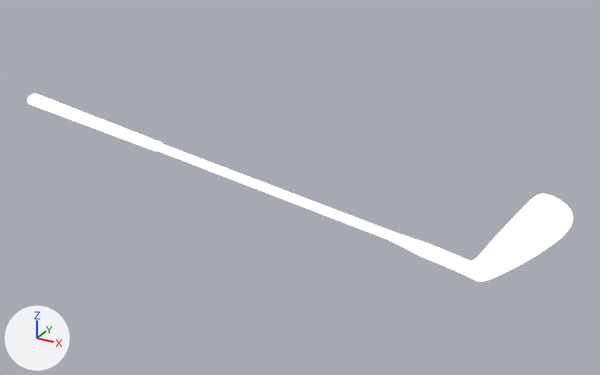
Two versions of the glTF model assets/models/equipment/iron.glb, one commit apart.
Rendered twice from a 50 mm lens placed at (0.683, -1.06, 0.489), pointed at (0.08, 0.035, -0.058). The axes (+X, +Y, +Z) are drawn at lower left. The lights are the same throughout. The older version comes first. Where no turn or scale is listed for an object, it has been applied to the vertices. Vertices at exactly the same position are counted once.

Objects in the first picture: 'Material1-material-material'.
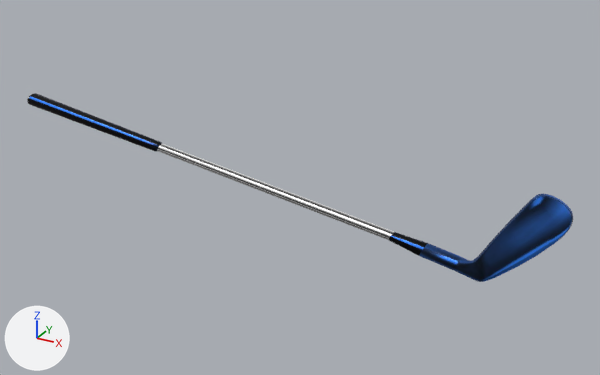
Pixel boxes (x1, y1, x2, y2) of what changed, in the pictures (600 x 375 px):
'Material1-material-material', surface changed: (27, 93, 573, 282) in both

The change, as a list of edits to the scene's bpy script:
```text
Add img_image_0:
    img_image_0 = load_image('Image_0', '_unpacked/Image_0', 512, 512, 'sRGB')
Change mat_material1_material:
    where n0 = _N.new('ShaderNodeBsdfPrincipled'); n0.name = 'Principled BSDF'
    remove n0.inputs[0].default_value = (1.0, 1.0, 1.0, 1.0)  # 'Base Color', white #ffffff
    add n2 = _N.new('ShaderNodeTexImage'); n2.name = 'Image Texture'
    add n2.image = img_image_0
    add n3 = _N.new('ShaderNodeTexImage'); n3.name = 'Image Texture.001'
    add n3.image = img_image_0
    add _L.new(n2.outputs[0], n0.inputs[27])  # 'Color' to 'Emission Color'
    add _L.new(n3.outputs[0], n0.inputs[0])  # 'Color' to 'Base Color'
Change me_material1_material_material:
    where me_material1_material_material.from_pydata(...)  # 934 vertices, 1864 faces; spans x -0.501..0.491, y -0.029..0.034, z -0.124..0.029
    used by ob_material1_material_material; location = (0.025, 0.006, 0.0)
    me_material1_material_material part 1: texture (UV) coordinates changed
```
